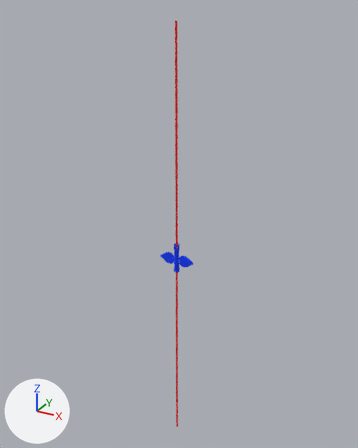
A saved change to the FBX model Assets/ObjectModel/Turbine/P_TurbineSet.fbx.
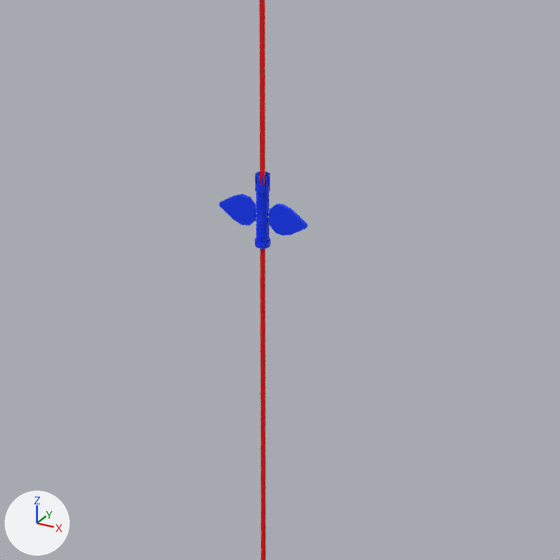
Each version appears first whole from a camera (50 mm lens) standing at (5.78, -10.37, 6.25) and looking at (-0.13, 0.37, 0.88), and next in a close-up on the part from 22% to 80% of the width and 40% to 87% of the height. Arrows for +X, +Y and +Z are at lower left; the lights stay in place. Where no turn or scale is listed for an object, it has been applied to the vertices.

The scene before the commit, as lines of its bpy script (objects in view):
```python
me_mesh = bpy.data.meshes.new('Mesh')
me_mesh.from_pydata(...)  # 4022 vertices, 4040 faces; spans x -0.03..0.03, y -0.03..0.03, z -5.96..5.96
me_mesh.materials.append(mat_m_turbine_post)  # red #ff0000
me_mesh_001 = bpy.data.meshes.new('Mesh.001')
me_mesh_001.from_pydata(...)  # 1258 vertices, 1268 faces; spans x -0.5..0.5, y -0.081..0.081, z -0.398..0.398
me_mesh_001.materials.append(mat_m_turbine_blade)  # blue #0039ff
ob_p_turbine_blade = bpy.data.objects.new('P_Turbine_blade', me_mesh_001)
ob_p_turbine_blade.location = (0.0, 0.0, 0.05)
ob_p_turbine_post = bpy.data.objects.new('P_Turbine_post', me_mesh)
ob_p_turbine_post.location = (0.0, 0.0, 0.0)
```
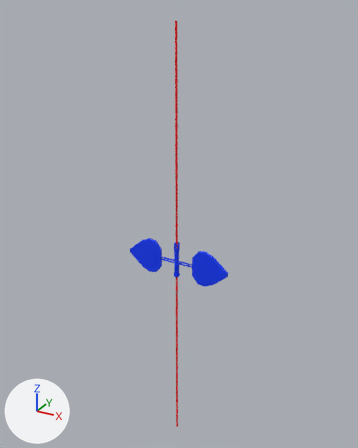
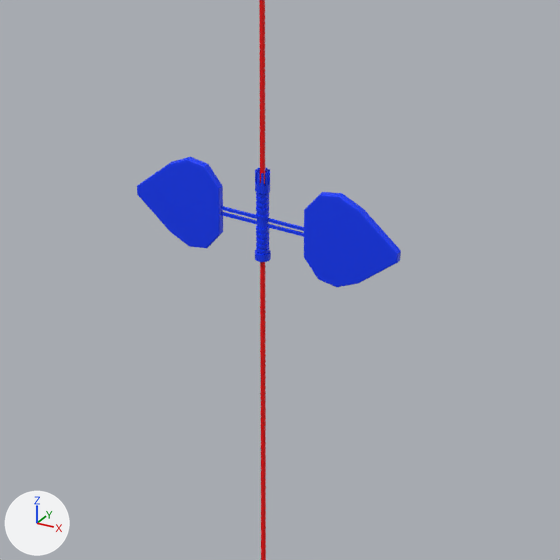
The change, as a list of edits to the scene's bpy script:
```text
Change me_mesh_001:
    used by ob_p_turbine_blade; location = (0.0, 0.0, 0.05)
    remove me_mesh_001.from_pydata(...)  # 1258 vertices, 1268 faces; spans x -0.5..0.5, y -0.081..0.081, z -0.398..0.398
    add me_mesh_001.from_pydata(...)  # 1258 vertices, 1268 faces; spans x -1.493..1.493, y -0.081..0.081, z -0.535..0.535
    me_mesh_001 part 1: the loose piece of 90 vertices spanning x -0.5..-0.083, y -0.019..0.019, z -0.223..0.116 is scaled about its middle by (2.42, 2.41, 3), then moved by (-0.696, 0.0, 0.027)
    me_mesh_001 part 2: a new loose piece, a box spanning x -0.514..0.514, y -0.012..0.012, z -0.014..0.017, in mat_m_turbine_blade (blue #0039ff)
    me_mesh_001 part 3: a new loose piece, a box spanning x -0.514..0.514, y -0.012..0.012, z -0.077..-0.046, in mat_m_turbine_blade (blue #0039ff)
    me_mesh_001 part 4: the loose piece of 90 vertices spanning x 0.083..0.5, y -0.019..0.019, z -0.223..0.116 is scaled about its middle by (2.42, 2.41, 3), then moved by (0.696, 0.0, 0.027)
    me_mesh_001 part 5: 1062 vertices removed from x -0.086..0.086, y -0.081..0.081, z -0.398..0.398; 1046 vertices added at x -0.081..0.081, y -0.081..0.081, z -0.456..0.535
Change ob_p_turbine_blade:
    ob_p_turbine_blade.location: (0.0, 0.0, 0.05) -> (0.0, 0.0, -0.04)
```

Pixel boxes (x1, y1, x2, y2) of what changed, in the close-ups (560 x 560 px; the box of a moved part takes in the faces that stretch with it):
'P_Turbine_blade', reshaped, moved (194% wider, 66% taller): before (219, 171, 308, 249); after (137, 157, 401, 287)
part 1 of me_mesh_001, moved or reshaped: before (219, 194, 256, 226); after (137, 157, 223, 248)
part 2 of me_mesh_001, added: after (221, 206, 304, 231)
part 3 of me_mesh_001, added: after (221, 212, 304, 237)
part 4 of me_mesh_001, moved or reshaped: before (269, 204, 308, 236); after (304, 192, 401, 287)
part 5 of me_mesh_001, moved or reshaped: before (255, 171, 271, 249); after (255, 168, 271, 262)
